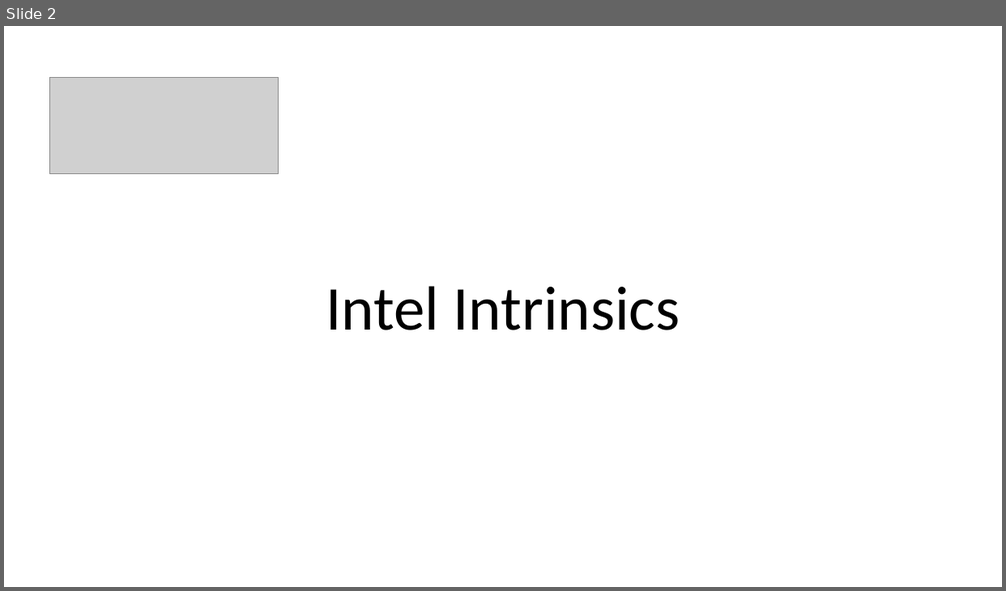
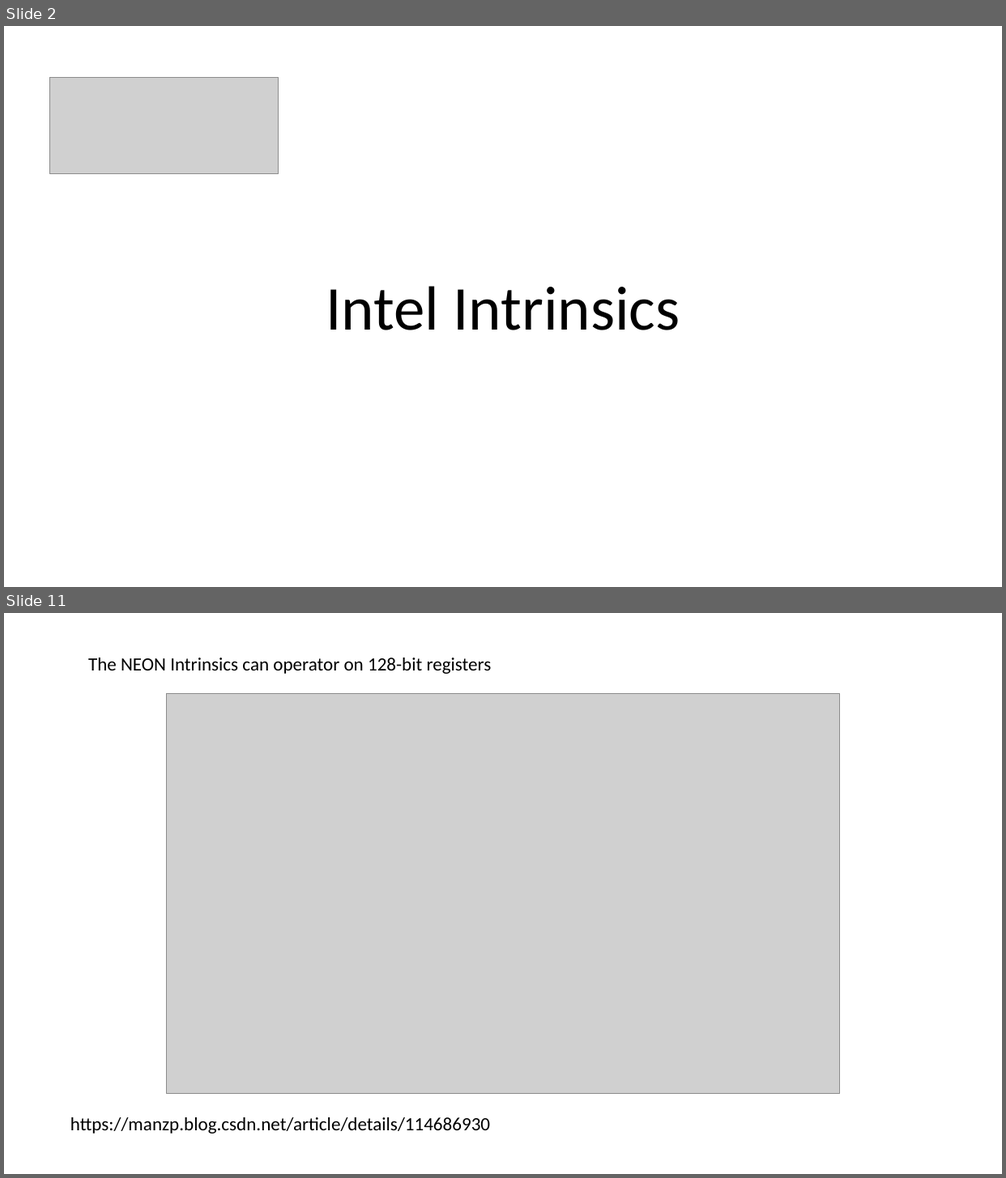
Before and after one commit to ShiqiYu/CPP, a slide deck: week08/Lab08.pptx. Shown one above the other, each under a label of ours: slide 2 before the commit, slides 2 and 11 after it; the slides between them are not shown. The pictures are 1006x591 and 1006x1178 pixels, drawn with LibreOffice and Linux fonts; fonts in the diff are those of the drawing; grey boxes stand for pictures; background and template pictures are left out. Boxes give left, top, right and bottom in pixels: in the first picture for what was removed or moved away, otherwise in the second. Text is boxed around its words. In the diff, an @@ line names an element or a change of style, - is before the commit and + after.

```diff
--- a/week08/Lab08.pptx
+++ b/week08/Lab08.pptx
@@ slide 11 added at box(4, 613, 1002, 1174), background #FFFFFF @@
@@ text added at box(88, 658, 492, 674), 18 pt, text #000000 @@
+The NEON Intrinsics can operator on 128-bit registers
@@ picture added at box(167, 694, 839, 1093) @@
@@ text added at box(70, 1118, 490, 1134), 18 pt, text #000000 @@
+https://manzp.blog.csdn.net/article/details/114686930
```
Also in this commit, not shown: 13 slides changed, 10 other slides added, 1 other file.
